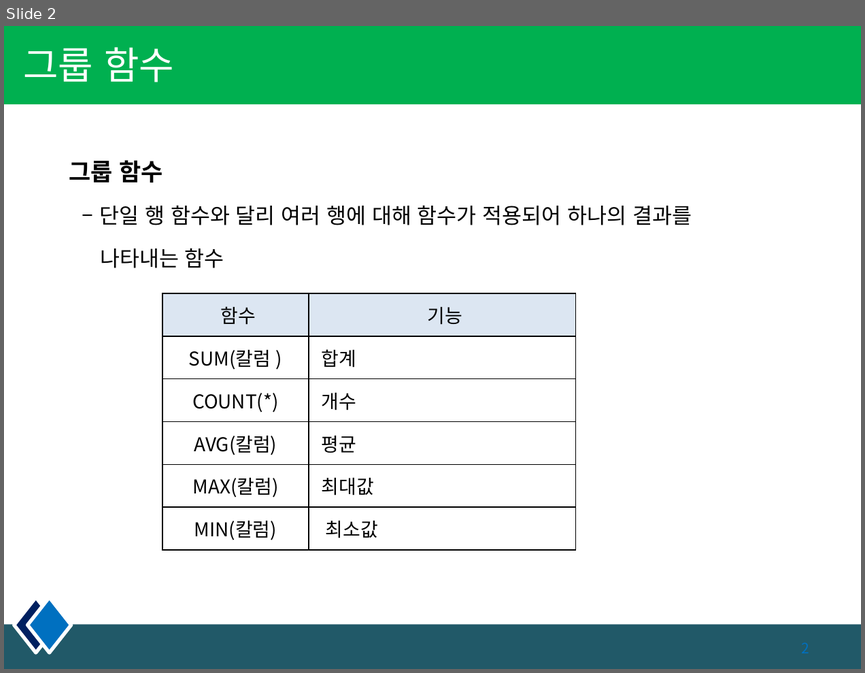
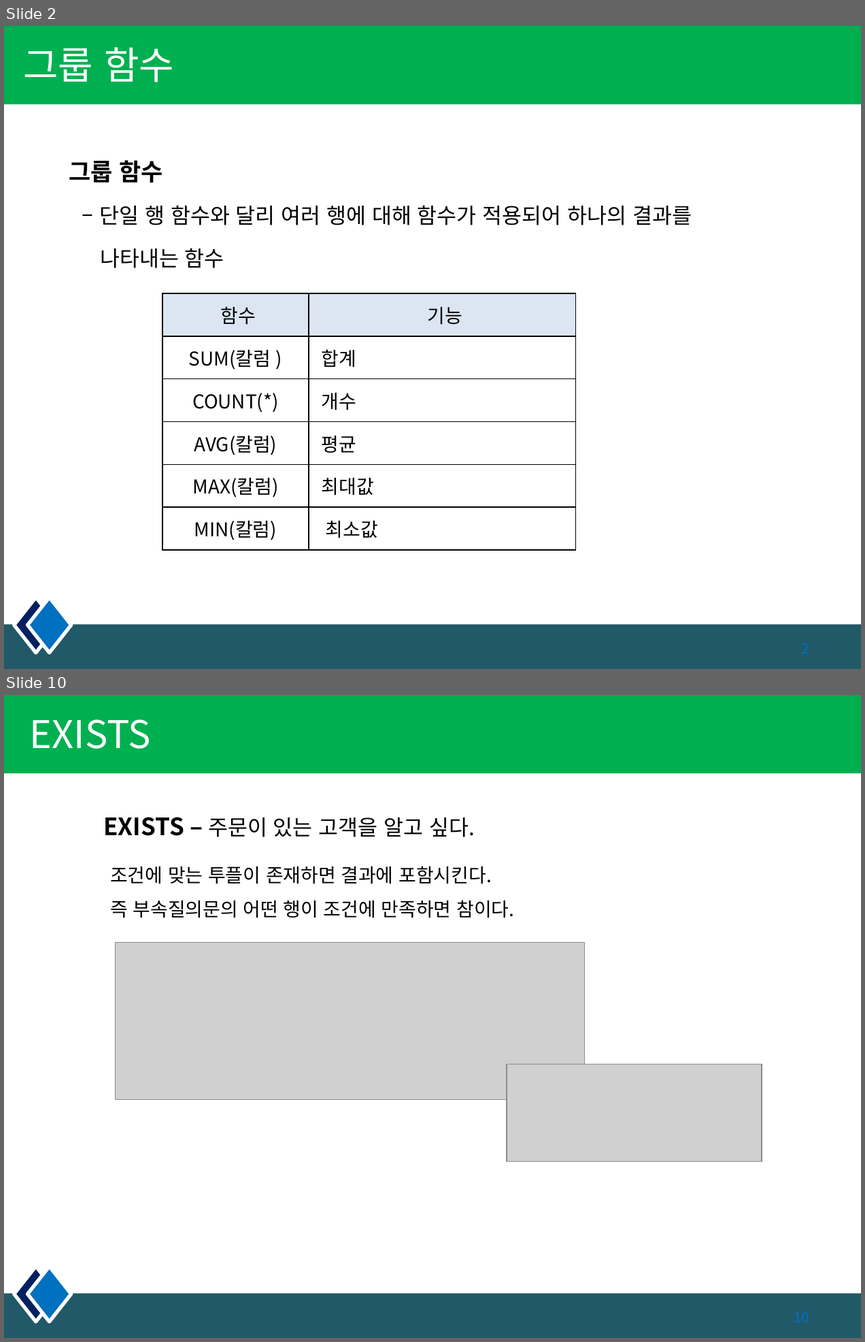
Before and after one commit to kiyongee2/green_project_web, a slide deck: db_ppt/6장. 함수2.pptx. Shown one above the other, each under a label of ours: slide 2 before the commit, slides 2 and 10 after it; the slides between them are not shown. The pictures are 865x673 and 865x1342 pixels, drawn with LibreOffice and Linux fonts; fonts in the diff are those of the drawing; grey boxes stand for pictures. Boxes give left, top, right and bottom in pixels: in the first picture for what was removed or moved away, otherwise in the second. Text is boxed around its words. In the diff, an @@ line names an element or a change of style, - is before the commit and + after.

```diff
--- a/db_ppt/6장. 함수2.pptx
+++ b/db_ppt/6장. 함수2.pptx
@@ slide 10 added at (4,695,861,1338), background #FFFFFF; not listed: 4 template elements that a slide beside it also shows @@
@@ title added at (30,719,151,749), 32 pt, text #FFFFFF @@
+EXISTS
@@ text added at (103,817,475,837), 18 pt, text #000000 @@
+EXISTS – 주문이 있는 고객을 알고 싶다.
@@ text added at (110,866,514,918), 16 pt, text #000000 @@
+조건에 맞는 투플이 존재하면 결과에 포함시킨다.
+즉 부속질의문의 어떤 행이 조건에 만족하면 참이다.
@@ picture added at (116,942,585,1098) @@
@@ picture added at (507,1064,762,1161) @@
```
Also in this commit, not shown: 1 slide changed, 9 other slides added, 2 other files.
